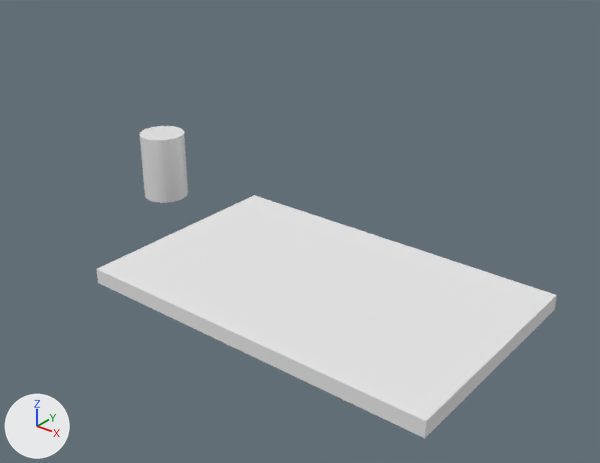
Renders of the Blender file czujnik/untitled.blend from each side of a commit.
Rendered twice from a 50 mm camera at (57.6, -63.8, 38.5) aimed at (4.1, 3.0, -2.9). Arrows for +X, +Y and +Z are at lower left; the lights stay in place.
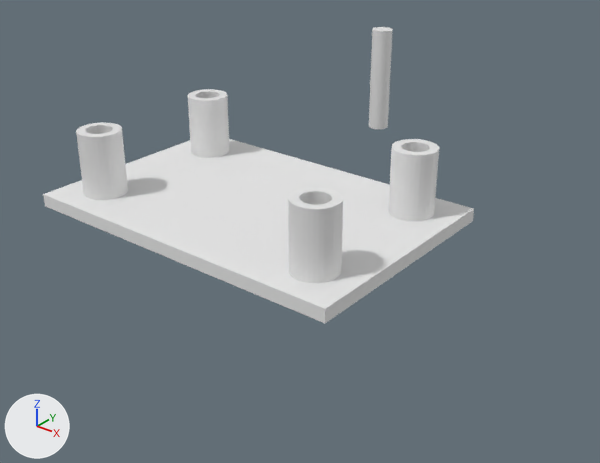
Pixel boxes [x1, y1, x2, y2] of what changed, in the pictures (600 x 463 px):
'Cube', mesh rescaled (6% narrower, 24% shorter): before [97, 195, 557, 438]; after [43, 139, 474, 323]
'Cylinder.002', added: after [76, 122, 439, 283]
'Cylinder', reshaped, moved: before [140, 126, 188, 203]; after [188, 89, 230, 158]
'Cylinder.001', added: after [369, 27, 393, 129]
part 1 of me_cylinder_001, deleted: before [140, 126, 188, 203]
part 2 of me_cylinder_001, added: after [188, 89, 230, 158]

What changed in the scene script:
```text
Change me_cylinder_001:
    used by ob_cylinder; location = (-10.6, -3.6, 1.0)
    remove me_cylinder_001.from_pydata(...)  # 64 vertices, 34 faces; spans x -2.5..2.5, y -2.5..2.5, z -1.0..6.5
    add me_cylinder_001.from_pydata(...)  # 128 vertices, 68 faces; spans x -10.31..-5.31, y 9.66..14.66, z -1.25..7.25
    me_cylinder_001 part 1: the whole mesh is rebuilt
    me_cylinder_001 part 2
    64 vertices are added at x -10.31..-5.31, y 9.66..14.66, z -1.25
    64 new vertices lie (0.0, 0.0, 8.5) away from vertices in x -10.31..-5.31, y 9.66..14.66, z -1.25
    68 new faces join them
Change me_cube:
    where me_cube.from_pydata(...)  # 8 vertices, 6 faces; spans x 0.0..35.5, y -22.2..0.0, z 0.0..1.5
    used by ob_cube; location = (0.0, 0.0, 0.0)
    me_cube part 3: the whole mesh is scaled about its middle by (1.14, 1.23, 1), then moved by (-17.8, 11.1, -0.8)
Add me_cylinder_002:
    me_cylinder_002.from_pydata(...)  # 64 vertices, 34 faces; spans x -2.5..2.5, y -2.5..2.5, z -4.4..10.7
Add me_cylinder_003:
    me_cylinder_003.from_pydata(...)  # 384 vertices, 204 faces; spans x -10.3..25.2, y -7.5..14.7, z -1.3..7.3
Change ob_cylinder:
    ob_cylinder.location: (-10.6, -3.6, 1.0) -> (-7.4, -3.6, 1.0)
Add ob_cylinder_001:
    ob_cylinder_001 = bpy.data.objects.new('Cylinder.001', me_cylinder_002)
    ob_cylinder_001.location = (-10.6, 41.0, 1.0)
    ob_cylinder_001.scale = (0.6, 0.6, 1.0)
Add ob_cylinder_002:
    ob_cylinder_002 = bpy.data.objects.new('Cylinder.002', me_cylinder_003)
    ob_cylinder_002.location = (-7.4, -3.6, 1.0)
```
